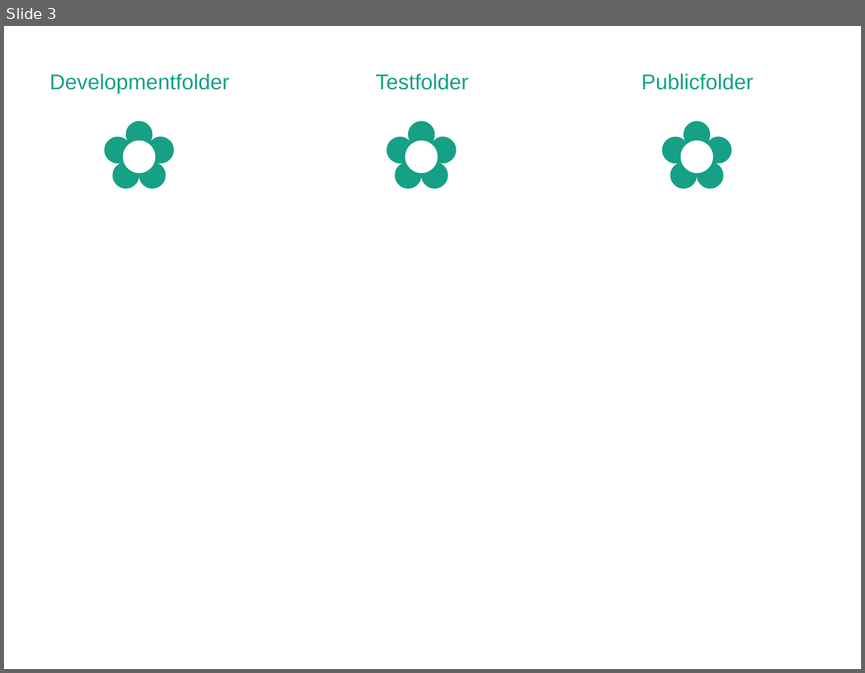
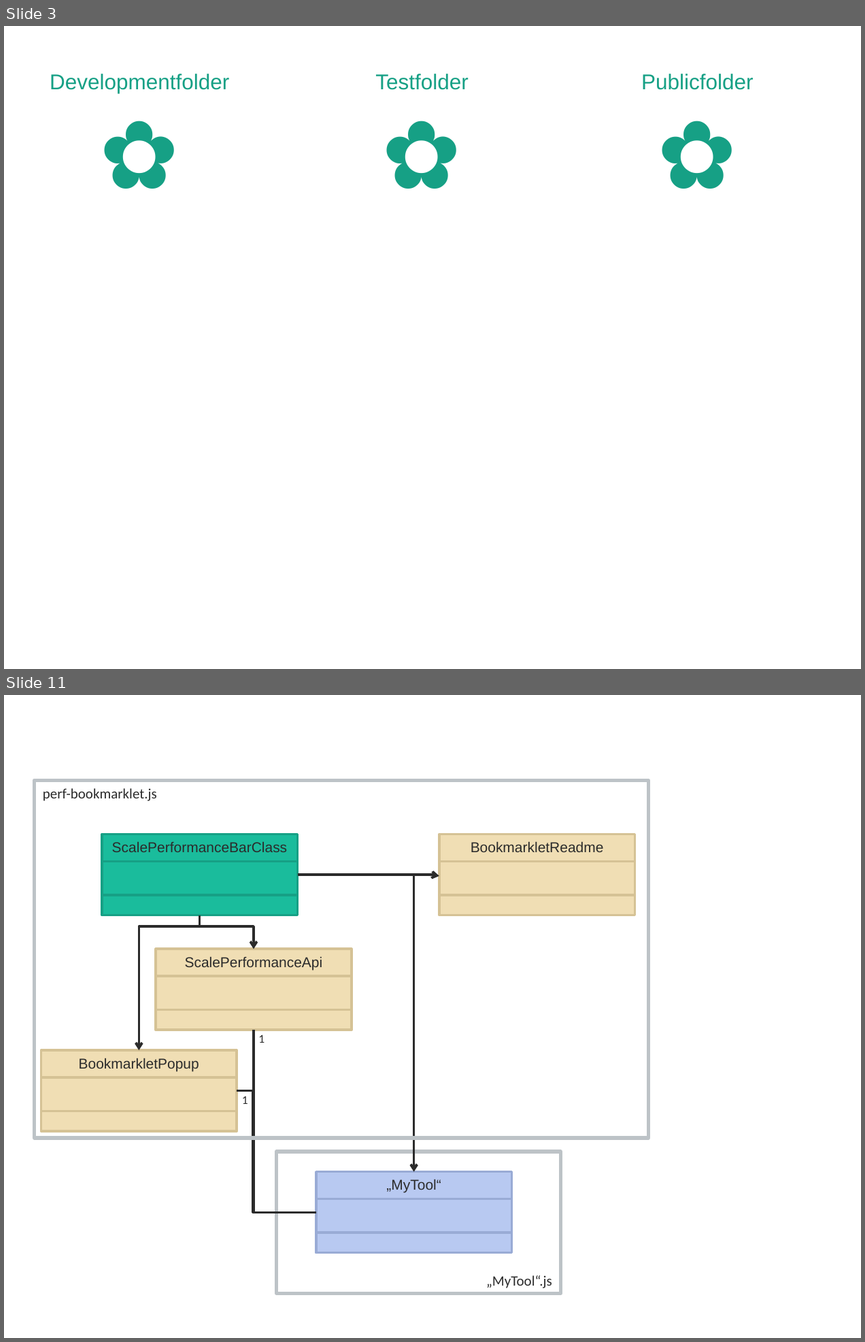
Before and after one commit to SCALE-Team/scale-team.github.io, a slide deck: scale-perf-dev/docs/documentation_graphics.pptx. Shown one above the other, each under a label of ours: slide 3 before the commit, slides 3 and 11 after it; the slides between them are not shown. The pictures are 865x673 and 865x1342 pixels, drawn with LibreOffice and Linux fonts; fonts in the diff are those of the drawing. Boxes give left, top, right and bottom in pixels: in the first picture for what was removed or moved away, otherwise in the second. Text is boxed around its words. In the diff, an @@ line names an element or a change of style, - is before the commit and + after.

```diff
--- a/scale-perf-dev/docs/documentation_graphics.pptx
+++ b/scale-perf-dev/docs/documentation_graphics.pptx
@@ slide 11 added at <box>4,695,861,1338</box>, background #FFFFFF @@
@@ rectangle added at <box>34,780,649,1137</box>, outline #BDC3C7 3 pt, 12 pt, text #2B2B2B @@
+perf-bookmarklet.js
@@ rectangle added at <box>102,834,297,915</box>, fill #1ABC9C, outline #16A085 2 pt, 12 pt, text #2B2B2B @@
+ScalePerformanceBarClass
@@ rectangle added at <box>439,834,634,915</box>, fill #F0DEB4, outline #D5C295 2 pt, 12 pt, text #2B2B2B @@
+BookmarkletReadme
@@ line added from (102, 861) to (298, 861), #16A085 2 pt @@
@@ elbow arrow added from (298, 875) to (439, 876), #2B2B2B 2 pt @@
@@ elbow arrow added from (298, 875) to (413, 1172), #2B2B2B 2 pt @@
@@ line added from (439, 861) to (634, 861), #D5C295 2 pt @@
@@ line added from (102, 895) to (298, 895), #16A085 2 pt @@
@@ line added from (439, 895) to (634, 895), #D5C295 2 pt @@
@@ elbow arrow added from (199, 915) to (139, 1050), #2B2B2B 2 pt @@
@@ elbow arrow added from (199, 915) to (254, 949), #2B2B2B 2 pt @@
@@ rectangle added at <box>156,949,351,1029</box>, fill #F0DEB4, outline #D5C295 2 pt, 12 pt, text #2B2B2B @@
+ScalePerformanceApi
@@ line added from (156, 976) to (352, 976), #D5C295 2 pt @@
@@ line added from (156, 1009) to (352, 1009), #D5C295 2 pt @@
@@ elbow line added from (316, 1212) to (254, 1030), #2B2B2B 2 pt @@
@@ text added at <box>258,1034,264,1042</box>, 10 pt, text #2B2B2B @@
+1
@@ rectangle added at <box>41,1050,236,1130</box>, fill #F0DEB4, outline #D5C295 2 pt, 12 pt, text #2B2B2B @@
+BookmarkletPopup
@@ line added from (41, 1077) to (237, 1077), #D5C295 2 pt @@
@@ elbow line added from (316, 1212) to (237, 1091), #2B2B2B 2 pt @@
@@ text added at <box>242,1096,248,1104</box>, 10 pt, text #2B2B2B @@
+1
@@ line added from (41, 1110) to (237, 1110), #D5C295 2 pt @@
@@ rectangle added at <box>277,1151,561,1292</box>, outline #BDC3C7 3 pt, 12 pt, text #2B2B2B @@
+„MyTool“.js
@@ rectangle added at <box>316,1172,511,1252</box>, fill #B8C9F1, outline #99ABD5 2 pt, 12 pt, text #2B2B2B @@
+„MyTool“
@@ line added from (316, 1199) to (512, 1199), #99ABD5 2 pt @@
@@ line added from (316, 1232) to (512, 1232), #99ABD5 2 pt @@
```
Also in this commit, not shown: 5 slides changed, 9 other slides added, 1 other file.
